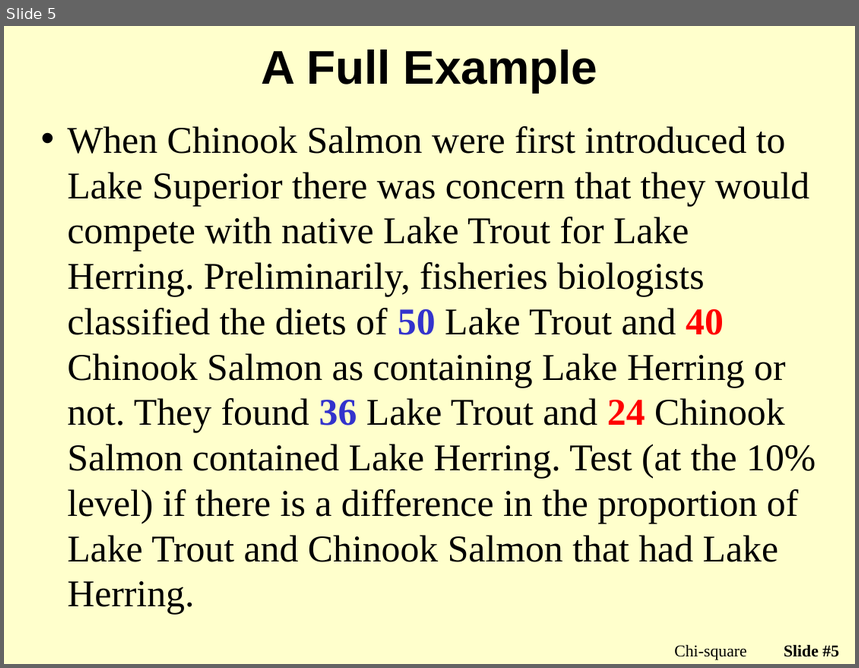
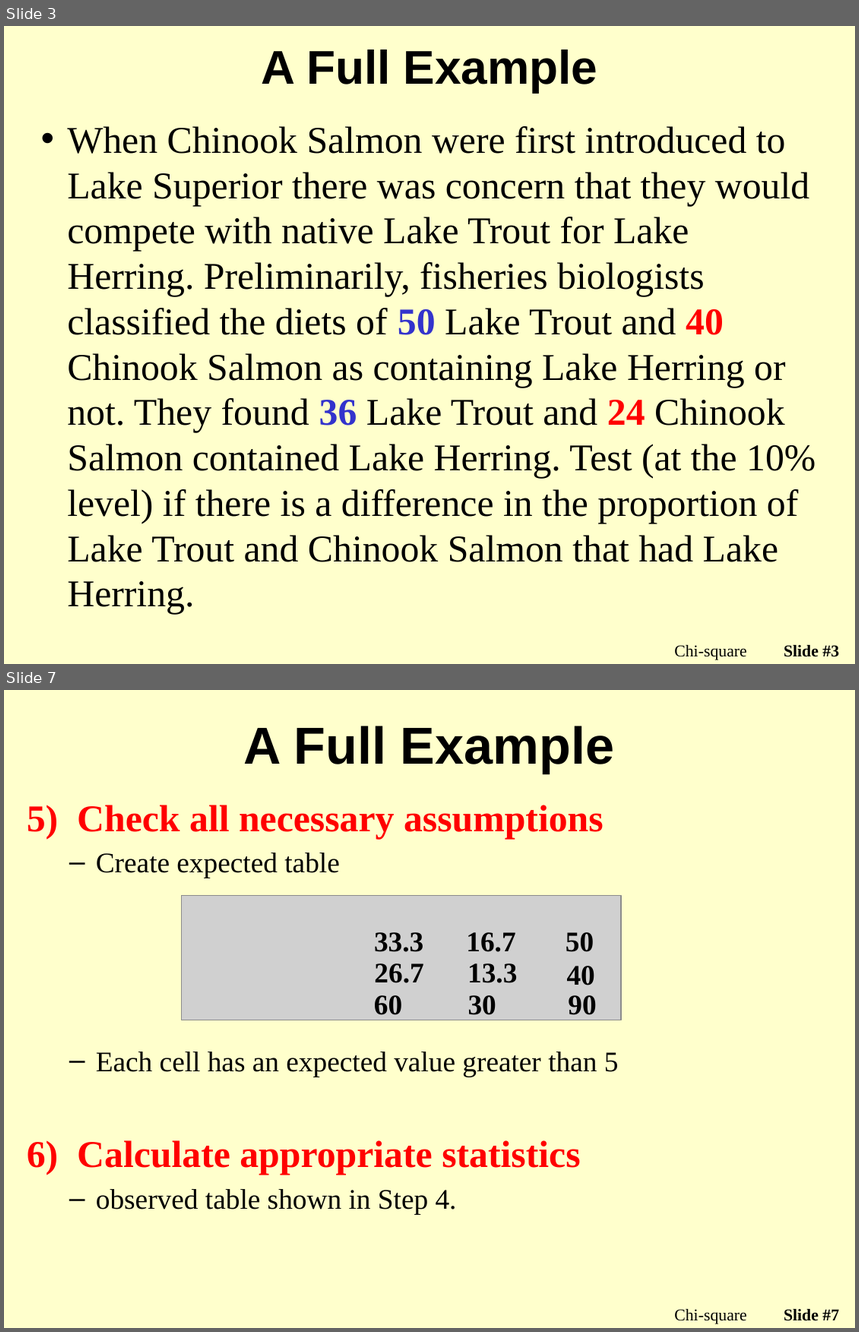
Before and after one commit to droglenc/NCMTH107, a slide deck: modules/Chi_Square/PPT2.pptx. Shown one above the other, each under a label of ours: slide 5 before the commit, slides 3 and 7 after it; the slides between them are not shown. The pictures are 859x668 and 859x1332 pixels, drawn with LibreOffice and Linux fonts; fonts in the diff are those of the drawing; grey boxes stand for pictures; background and template pictures are left out. Boxes give left, top, right and bottom in pixels: in the first picture for what was removed or moved away, otherwise in the second. Text is boxed around its words. In the diff, an @@ line names an element or a change of style, - is before the commit and + after.

Commit message:
Starting to update the chi-square module

```diff
--- a/modules/Chi_Square/PPT2.pptx
+++ b/modules/Chi_Square/PPT2.pptx
@@ slide 7 added at bbox=[4, 690, 855, 1328], background picture (left out) @@
@@ title added at bbox=[244, 726, 614, 773], 44 pt, text #000000, bold @@
+A Full Example
@@ text added at bbox=[27, 805, 619, 1214], 24 pt, text #000000 @@
+5) Check all necessary assumptions
+  – Create expected table
+  – Each cell has an expected value greater than 5
+6) Calculate appropriate statistics
+  – observed table shown in Step 4.
@@ picture added at bbox=[181, 896, 621, 1021] @@
@@ text added at bbox=[374, 932, 424, 952], 24 pt, text #000000, bold @@
+33.3
@@ text added at bbox=[466, 932, 515, 952], 24 pt, text #000000, bold @@
+16.7
@@ text added at bbox=[566, 932, 594, 952], 24 pt, text #000000, bold @@
+50
@@ text added at bbox=[374, 964, 424, 983], 24 pt, text #000000, bold @@
+26.7
@@ text added at bbox=[468, 964, 517, 983], 24 pt, text #000000, bold @@
+13.3
@@ text added at bbox=[567, 966, 595, 986], 24 pt, text #000000, bold @@
+40
@@ text added at bbox=[374, 996, 402, 1021], 24 pt, text #000000, bold @@
+60
@@ text added at bbox=[468, 996, 496, 1021], 24 pt, text #000000, bold @@
+30
@@ text added at bbox=[568, 996, 596, 1021], 24 pt, text #000000, bold @@
+90
@@ text added at bbox=[674, 1309, 747, 1325], 14 pt, text #000000 @@
+Chi-square
@@ page number added at bbox=[784, 1309, 839, 1322], 14 pt, text #000000, bold @@
+Slide #7
@@ what was slide 5 is now slide 3 @@
@@ page number at bbox=[784, 645, 839, 658]: text changed @@
-Slide #5
+Slide #3
```
Also in this commit, not shown: 1 slide changed, 5 other slides added, 2 slides removed, 1 other file.
